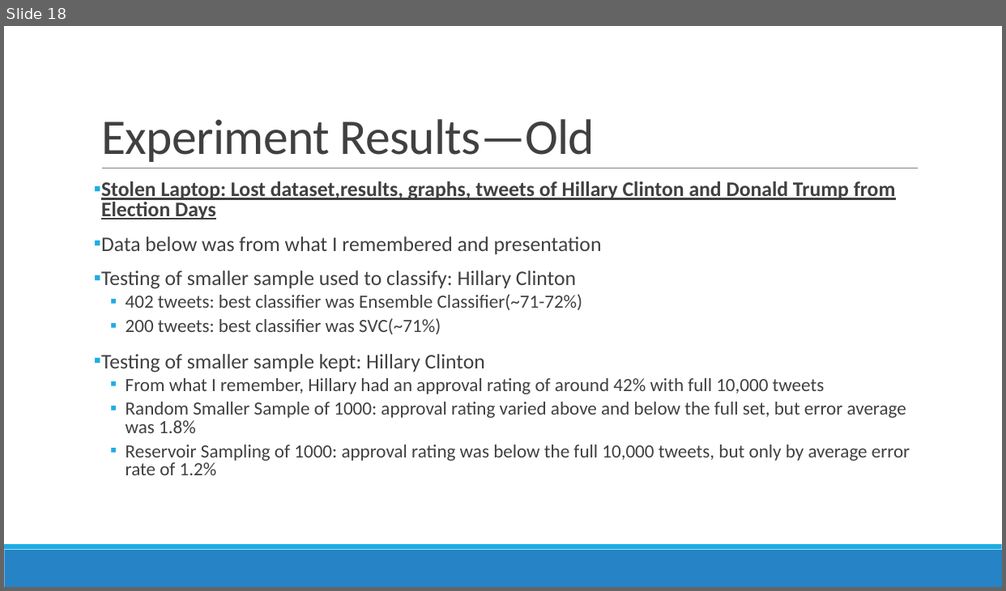
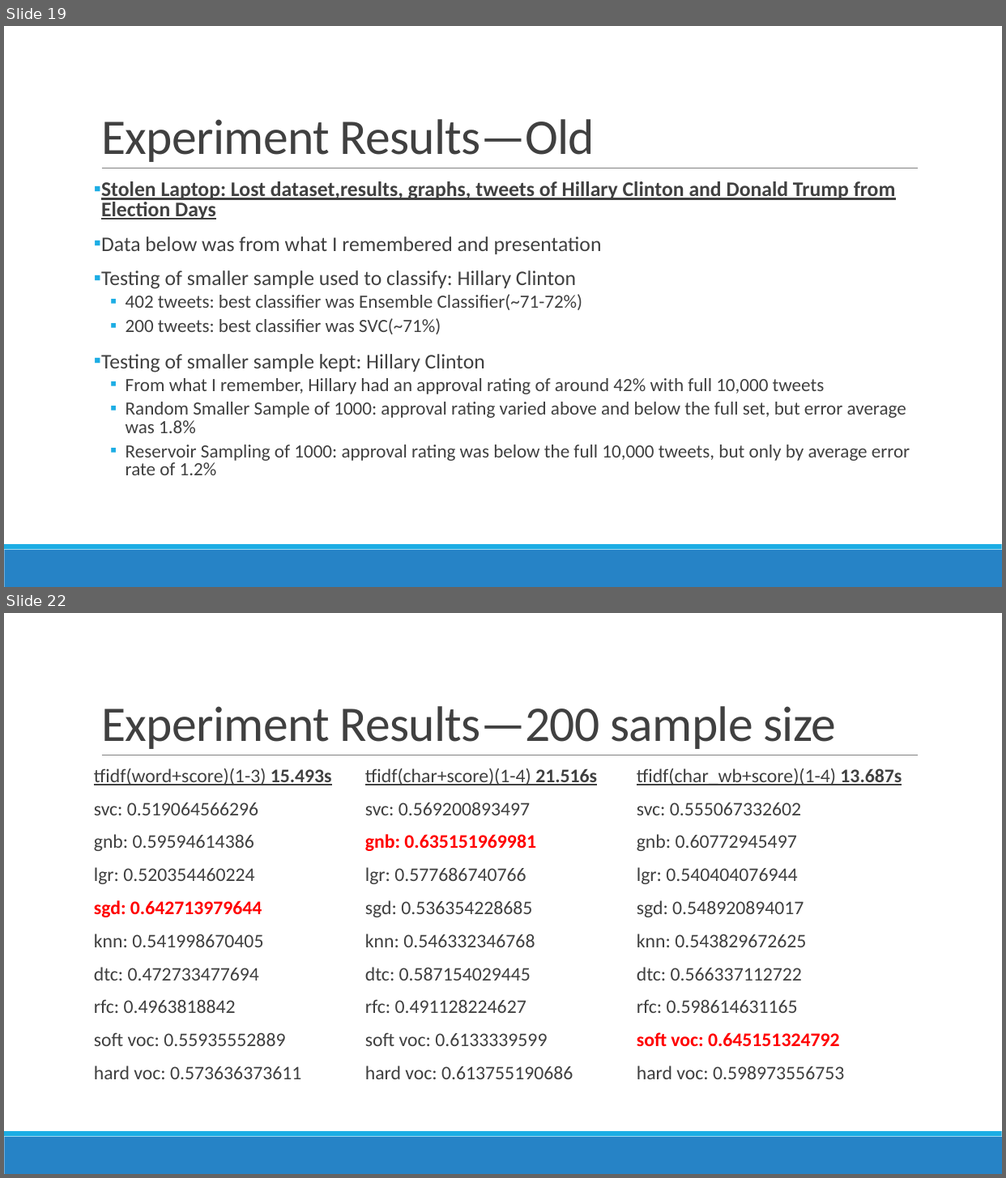
Before and after one commit to denniseh7/CS262, a slide deck: CS262_Project_Presentation_Dennis_Hsu.pptx. Shown one above the other, each under a label of ours: slide 18 before the commit, slides 19 and 22 after it; the slides between them are not shown. The pictures are 1006x591 and 1006x1178 pixels, drawn with LibreOffice and Linux fonts; fonts in the diff are those of the drawing. Boxes give left, top, right and bottom in pixels: in the first picture for what was removed or moved away, otherwise in the second. Text is boxed around its words. In the diff, an @@ line names an element or a change of style, - is before the commit and + after.

```diff
--- a/CS262_Project_Presentation_Dennis_Hsu.pptx
+++ b/CS262_Project_Presentation_Dennis_Hsu.pptx
@@ slide 22 added at [4,613,1002,1174], background #FFFFFF; not listed: 3 template elements that a slide beside it also shows @@
@@ title added at [101,706,836,749], 48 pt, text #404040 @@
+Experiment Results—200 sample size
@@ text added at [94,769,332,1080], 18.5 pt, text #404040 @@
+tfidf(word+score)(1-3) 15.493s
+svc: 0.519064566296
+gnb: 0.59594614386
+lgr: 0.520354460224
+sgd: 0.642713979644
+knn: 0.541998670405
+dtc: 0.472733477694
+rfc: 0.4963818842
+soft voc: 0.55935552889
+hard voc: 0.573636373611
@@ text added at [365,769,597,1080], 18.5 pt, text #404040 @@
+tfidf(char+score)(1-4) 21.516s
+svc: 0.569200893497
+gnb: 0.635151969981
+lgr: 0.577686740766
+sgd: 0.536354228685
+knn: 0.546332346768
+dtc: 0.587154029445
+rfc: 0.491128224627
+soft voc: 0.6133339599
+hard voc: 0.613755190686
@@ text added at [637,769,901,1080], 18.5 pt, text #404040 @@
+tfidf(char_wb+score)(1-4) 13.687s
+svc: 0.555067332602
+gnb: 0.60772945497
+lgr: 0.540404076944
+sgd: 0.548920894017
+knn: 0.543829672625
+dtc: 0.566337112722
+rfc: 0.598614631165
+soft voc: 0.645151324792
+hard voc: 0.598973556753
@@ what was slide 18 is now slide 19 @@
```
Also in this commit, not shown: 5 slides changed, 4 other slides added, 1 slide removed, 16 other files.
